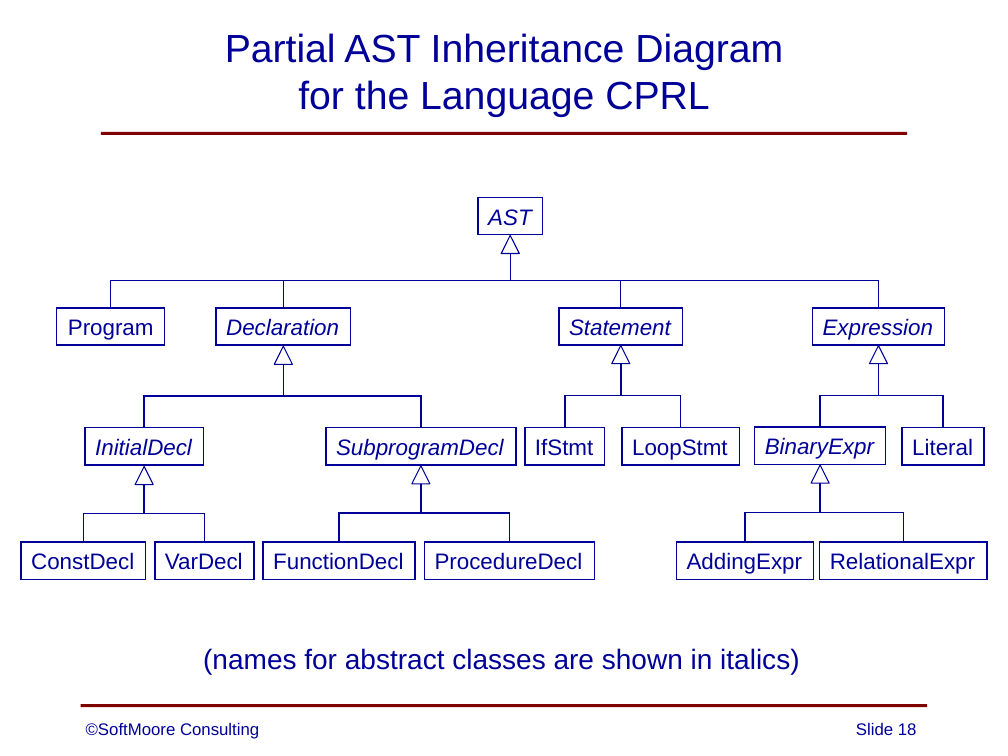
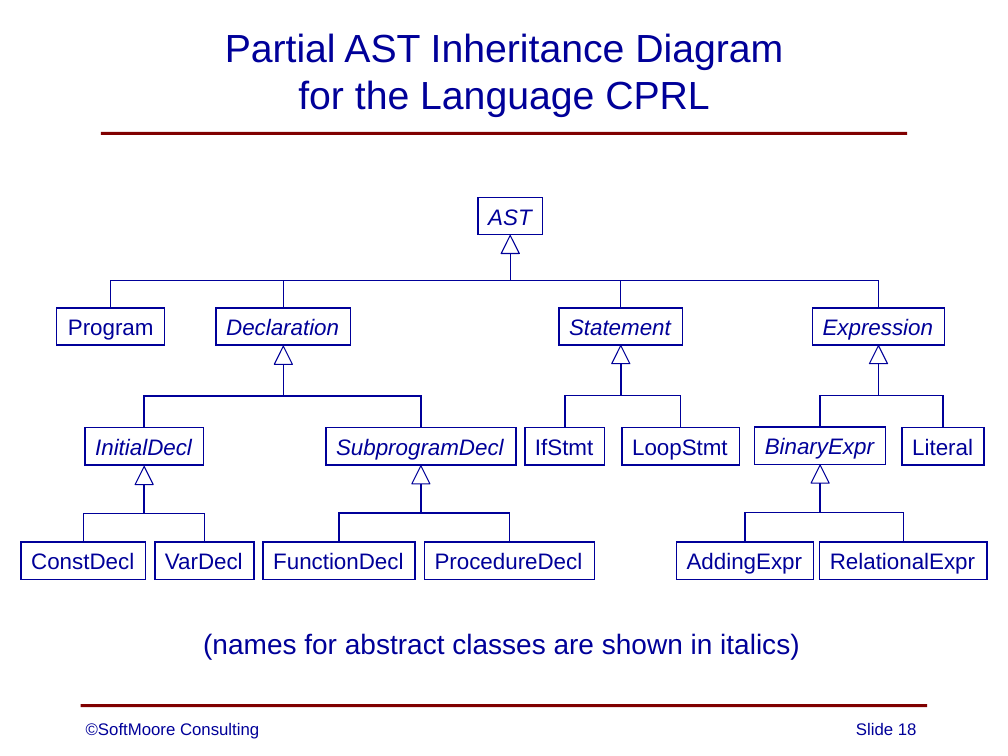
Before and after one commit to SoftMoore/CPRL, a slide deck: slide 18 of PowerPoint Slides/08 - Abstract Syntax Trees.pptx. Drawn at 1008x756 pixels with LibreOffice and Linux fonts; fonts in the diff are those of the drawing. Boxes give left, top, right and bottom in pixels: in the first picture for what was removed or moved away, otherwise in the second. Text is boxed around its words. In the diff, an @@ line names an element or a change of style, - is before the commit and + after.

```diff
--- a/PowerPoint Slides/08 - Abstract Syntax Trees.pptx
+++ b/PowerPoint Slides/08 - Abstract Syntax Trees.pptx
@@ text "(names for abstract classes are ...": place and size @@
-text "(names for abstract classes are ..." at (203, 648, 799, 674)
+text "(names for abstract classes are ..." at (203, 633, 799, 659)
```
Also in this commit, not shown: 5 other slides changed, 1 other file.
